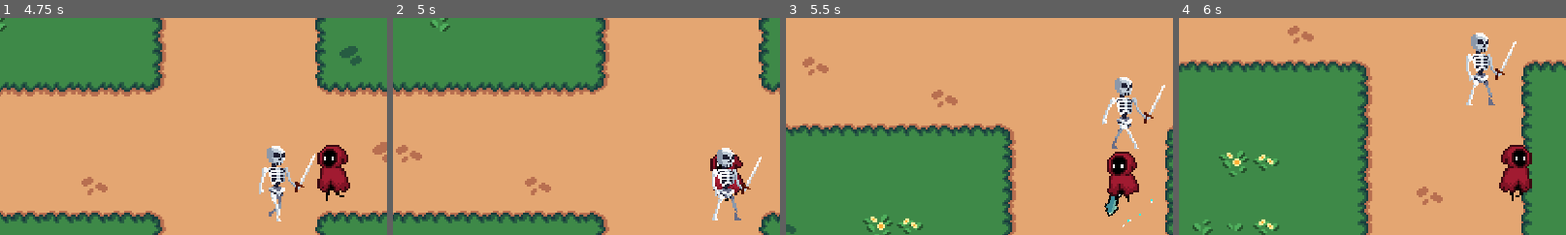
Above: before the commit, frames 1-4 (left to right).
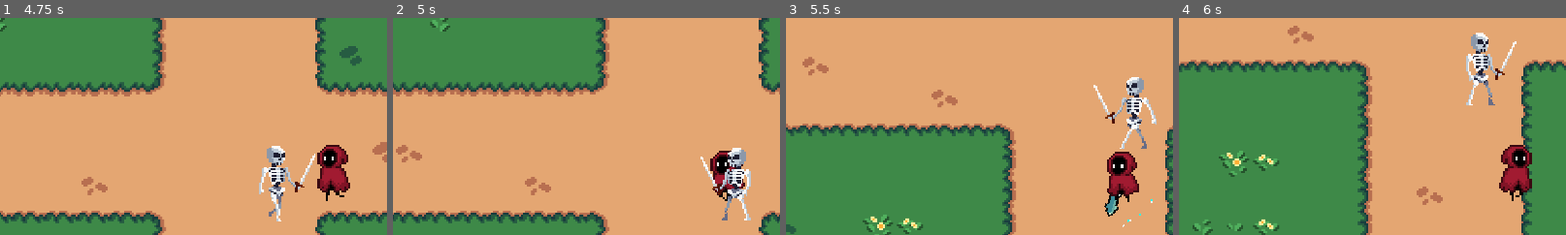
Above: after the commit, the same moments.

Repository: Jerga99/godot-2d-game-course
Game: Godot game, scene res://scenes/play_scene.tscn
Two runs of this game, one before a commit and one after it. Both use one fixed random seed, a clock stepped at 60 frames per second and the inputs below.
Inputs (mouse positions are % of the whole screen's width and height, from its top left):
- Up to frame 1 (4.75 s): move the mouse to (72, 45) at 0.52 s; hold D (right) 0.53-1.28 s; tap one key every 0.75 s from 0.6 s: 1 (ability_1) 2 (ability_2) 3 (ability_3) 1 (ability_1) 2 (ability_2) 3 (ability_3); move the mouse to (30, 55) at 1.27 s; hold S (down) 1.28-2.03 s; move the mouse to (60, 28) at 2.02 s; hold D (right) 2.03-2.78 s; move the mouse to (45, 70) at 2.77 s; hold W (up) 2.78-3.53 s; move the mouse to (80, 65) at 3.52 s; hold A (left) from 3.53 s (still down); move the mouse to (20, 35) at 4.27 s
- Up to frame 2 (5 s): keep holding A (left)
- Up to frame 3 (5.5 s): move the mouse to (55, 50) at 5.02 s; release A (left) at 5.03 s; hold S (down) from 5.03 s (still down); tap 1 (ability_1) at 5.1 s
- Up to frame 4 (6 s): move the mouse to (35, 25) at 5.77 s; release S (down) at 5.78 s; hold D (right) from 5.78 s (still down); tap 2 (ability_2) at 5.85 s
The pictures show only the part of the screen within x 7-57%, y 15-65%; the shares and areas given below are measured in that part.

Frame 1 is identical in both runs. In frame 2, 2.1% of the frame differs, in the area x 79-96%, y 59-94%; in frame 3, 2.2%, in the area x 79-98%, y 27-61%; in frame 4, nothing differs.

Commit message:
Flip enemy to face player

Diff:
--- a/scripts/entity/enemy.gd
+++ b/scripts/entity/enemy.gd
@@ -17,12 +17,16 @@
 func _process(delta: float):
 	if player != null:
 		var dir = (player.position - self.position).normalized()
-		self.position += dir * speed * delta
+		position += dir * speed * delta
 
-	velocity = (position - last_position) / delta
-	current_speed = velocity.length()
+		if position.distance_to(player.position) < 0.1:
+			position = player.position
+
+		velocity = (position - last_position) / delta
+		current_speed = velocity.length()
+		_face_target(dir)
+
 	last_position = position
-
 	_handle_animations()
 
 
@@ -31,3 +35,9 @@
 		animated_sprite.play("idle")
 	else:
 		animated_sprite.play("walk")
+
+func _face_target(dir: Vector2):
+	if not animated_sprite.flip_h and dir.x < 0:
+		animated_sprite.flip_h = true
+	elif animated_sprite.flip_h and dir.x > 0:
+		animated_sprite.flip_h = false
